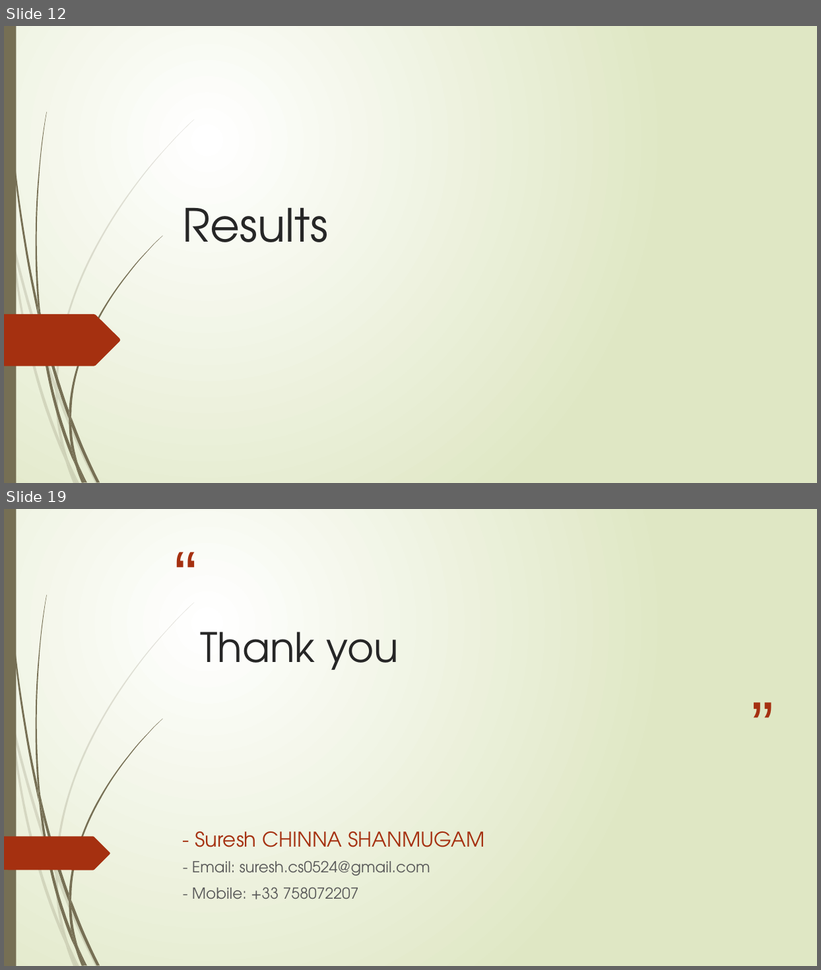
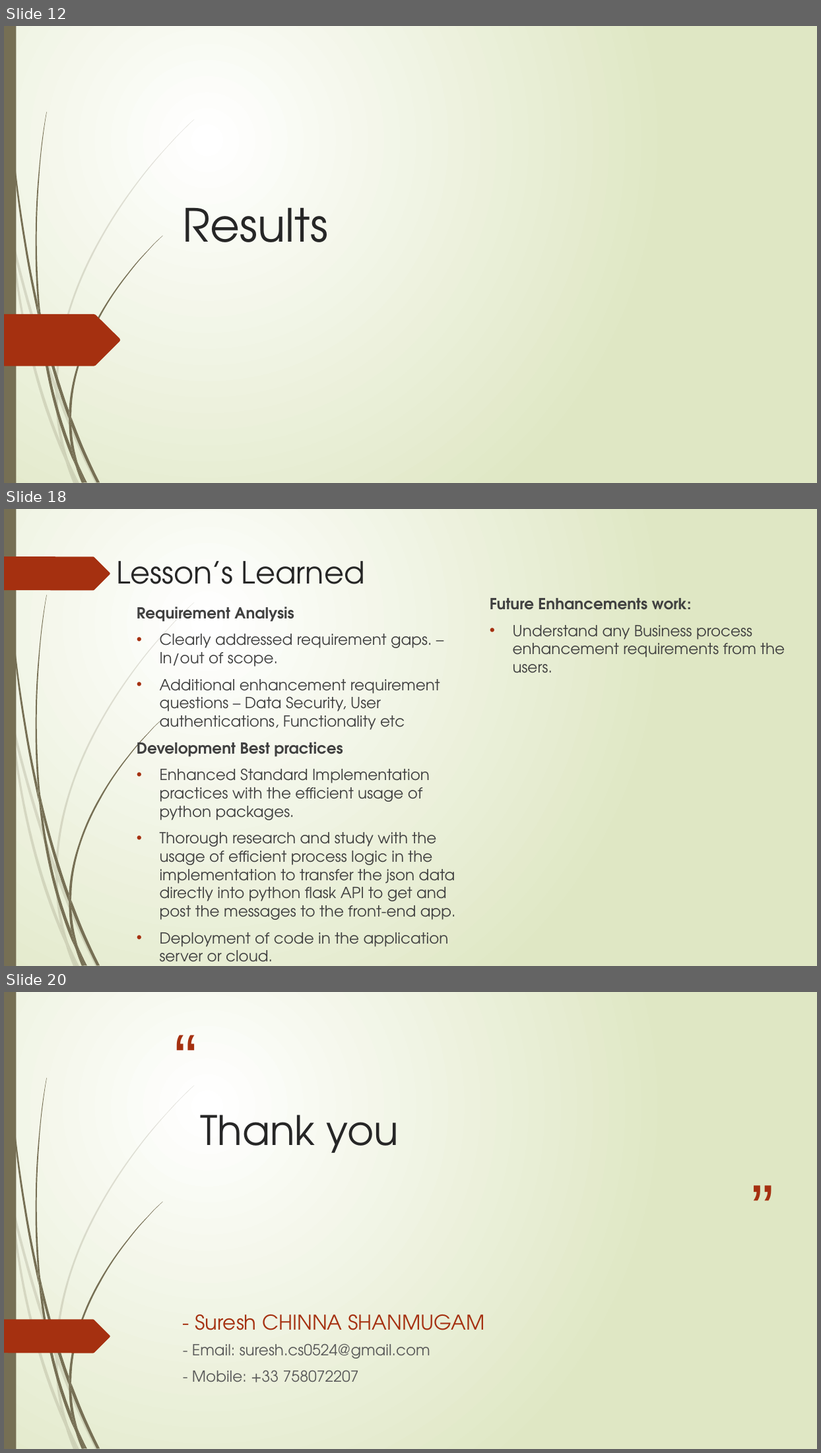
Before and after one commit to sureshcs0524/PythonProjects, a slide deck: Invoice Matching Application .pptx. Shown one above the other, each under a label of ours: slides 12 and 19 before the commit, slides 12, 18 and 20 after it; the slides between them are not shown. The pictures are 821x970 and 821x1453 pixels, drawn with LibreOffice and Linux fonts; fonts in the diff are those of the drawing. Boxes give left, top, right and bottom in pixels: in the first picture for what was removed or moved away, otherwise in the second. Text is boxed around its words. In the diff, an @@ line names an element or a change of style, - is before the commit and + after.

```diff
--- a/Invoice Matching Application .pptx
+++ b/Invoice Matching Application .pptx
@@ slide 18 added at [4, 509, 817, 966], background gradient #FFFFFF to #DFE8C4; not listed: 23 template elements that a slide beside it also shows @@
@@ freeform shape added at [4, 557, 110, 590], fill #A53010 @@
@@ title added at [116, 561, 365, 584], 36 pt, text #262626 @@
+Lesson’s Learned
@@ text added at [137, 607, 456, 962], 18 pt, text #404040 @@
+Requirement Analysis
+• Clearly addressed requirement gaps. – In/out of scope.
+• Additional enhancement requirement questions – Data Security, User authentications, Functionality etc
+Development Best practices
+• Enhanced Standard Implementation practices with the efficient usage of python packages.
+• Thorough research and study with the usage of efficient process logic in the implementation to transfer the json data directly into python flask API to get and post the messages to the front-end app.
+• Deployment of code in the application server or cloud.
@@ text added at [490, 598, 785, 673], 18 pt, text #404040 @@
+Future Enhancements work:
+• Understand any Business process enhancement requirements from the users.
@@ what was slide 19 is now slide 20 @@
```
Also in this commit, not shown: 8 slides changed, 4 other slides added, 4 slides removed, 1 other file.
